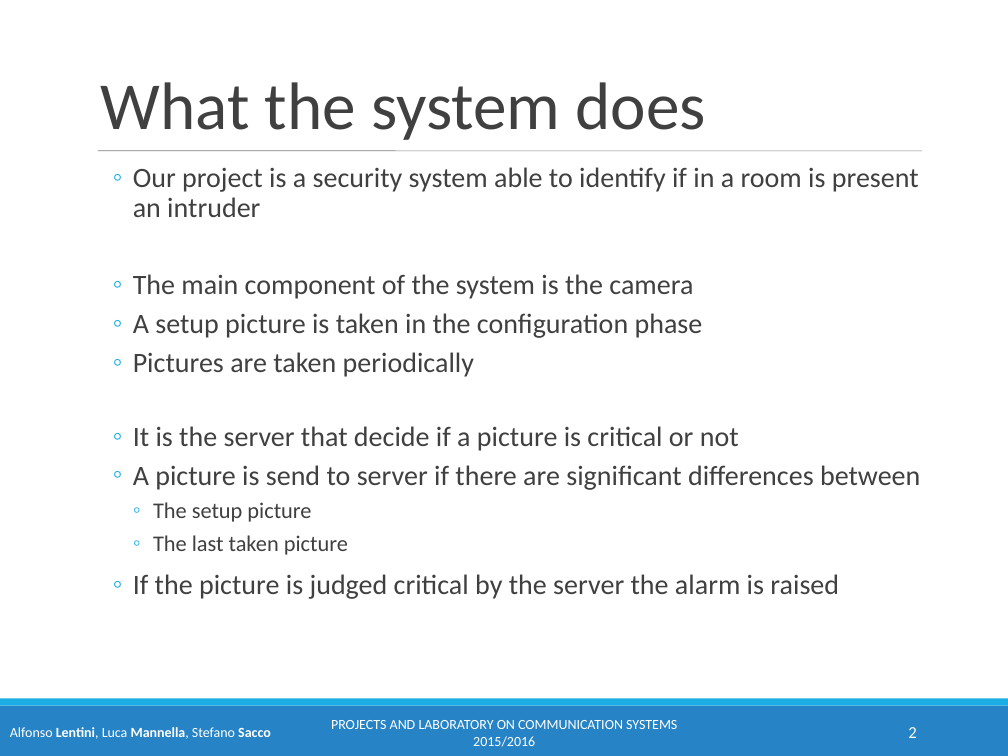
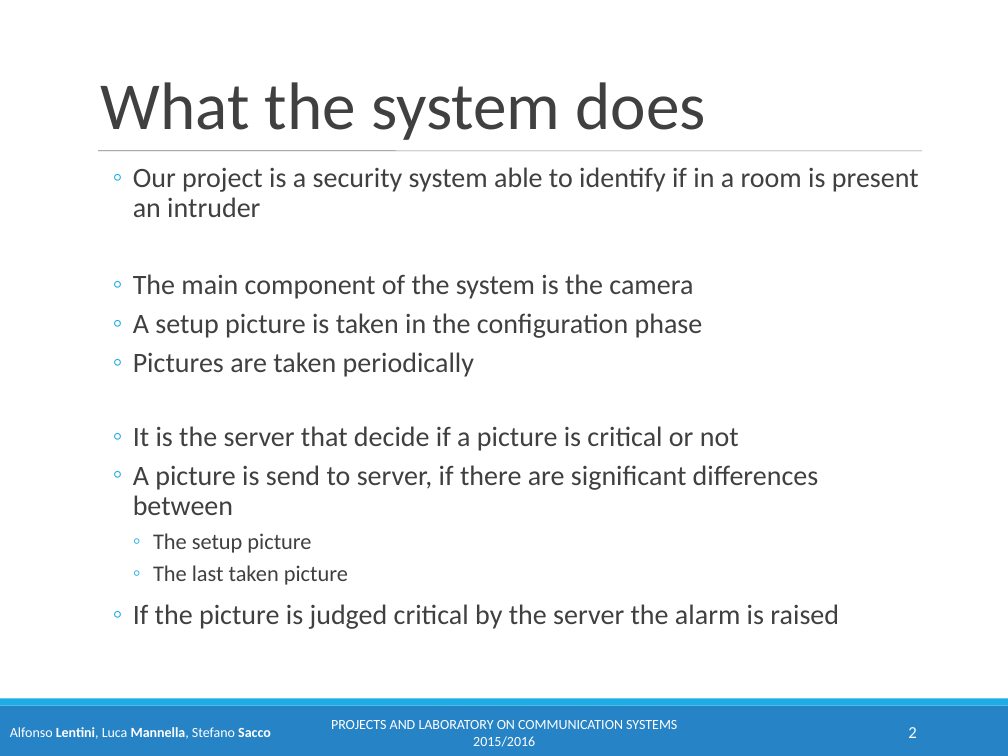
Before and after one commit to LucaMannella/PL_FEZ3, a slide deck: slide 2 of PL_FEZ03(edit).ppt. Drawn at 1008x756 pixels with LibreOffice and Linux fonts; fonts in the diff are those of the drawing; background and template pictures are left out. Boxes give left, top, right and bottom in pixels: in the first picture for what was removed or moved away, otherwise in the second. Text is boxed around its words. In the diff, an @@ line names an element or a change of style, - is before the commit and + after.

```diff
--- a/PL_FEZ03(edit).ppt
+++ b/PL_FEZ03(edit).ppt
@@ text at (133, 465, 819, 515): text changed @@
-  ◦ A picture is send to server if there are significant differences between
+  ◦ A picture is send to server, if there are significant differences between
```
Also in this commit, not shown: 1 other file.
